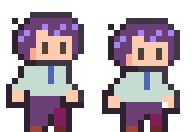
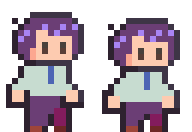
Before/after of a 192 x 132 layered artwork. What changed in the layer stack:
painted on "eye bottom" over left=162, top=102, right=168, bottom=108
